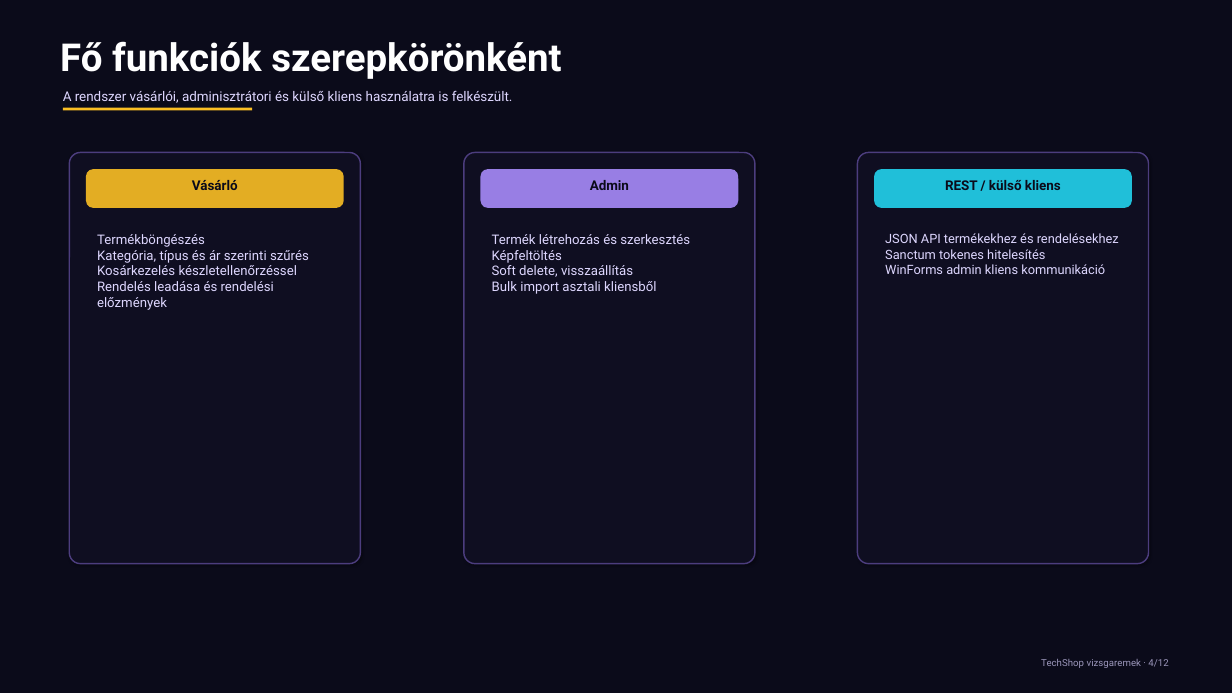
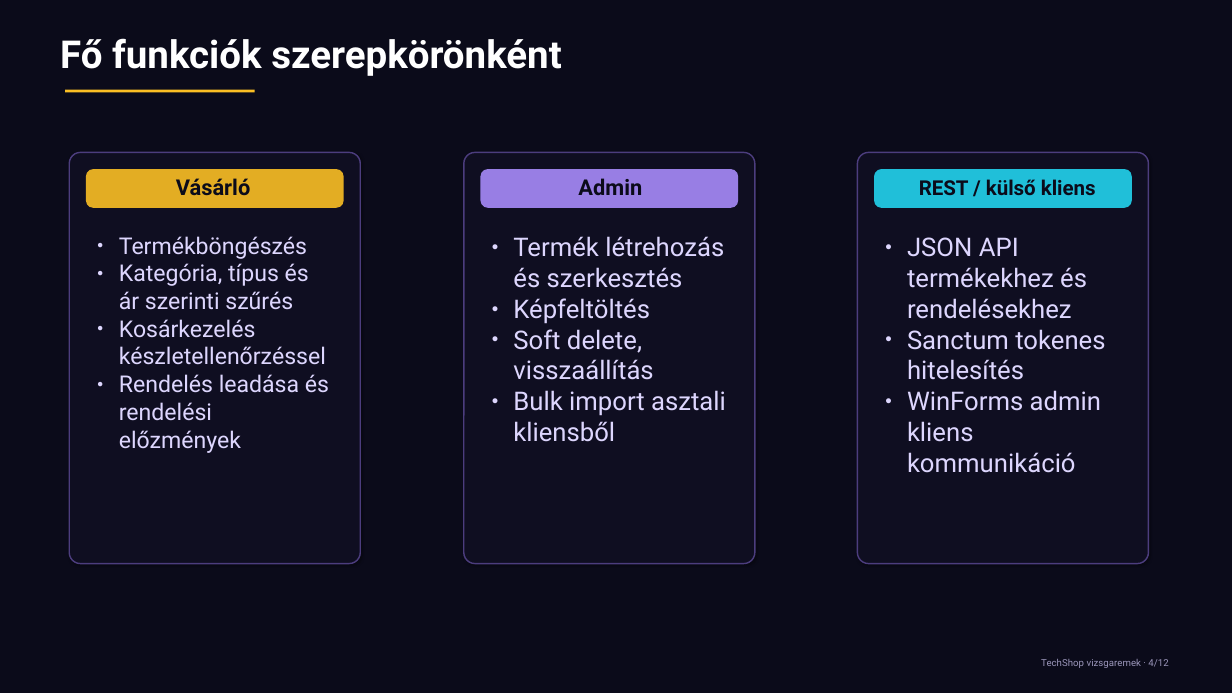
Before and after one commit to Ar3sz20/TechShop, a slide deck: slide 6 of TechShop_prezentacio.pptx (slide 4 before the commit). Drawn at 1232x693 pixels with LibreOffice and Linux fonts; fonts in the diff are those of the drawing. Boxes give left, top, right and bottom in pixels: in the first picture for what was removed or moved away, otherwise in the second. Text is boxed around its words. In the diff, an @@ line names an element or a change of style, - is before the commit and + after.

```diff
--- a/TechShop_prezentacio.pptx
+++ b/TechShop_prezentacio.pptx
@@ text "Fő funkciók szerepkörönként" at (60,38,561,76): line spacing 1 to 0.9 @@
@@ text removed at (63,90,513,103) @@
-A rendszer vásárlói, adminisztrátori és külső kliens használatra is felkészült.
@@ line moved from (63, 109) - (252, 109) to (66, 91) - (255, 91) @@
@@ text "Vásárló" at (176,178,251,196): size 10.5 to 17 pt; line spacing 1 to 0.8 @@
@@ text "Admin" at (578,178,642,195): size 10.5 to 17 pt; line spacing 1 to 0.8 @@
@@ text "REST / külső kliens" at (919,179,1096,195): size 10.5 to 16 pt; line spacing 1 to 0.9 @@
@@ text "Termékböngészés" at (119,236,329,453): size 10.3 to 18 pt; bullet none to ● @@
@@ text "Termék létrehozás és szerkesztés" at (513,236,726,442): size 10.3 to 20 pt; bullet none to ● @@
@@ text "JSON API termékekhez és rendelésekhez" at (907,237,1105,473): size 10 to 20 pt; bullet none to ● @@
```
Also in this commit, not shown: 10 other slides changed.
